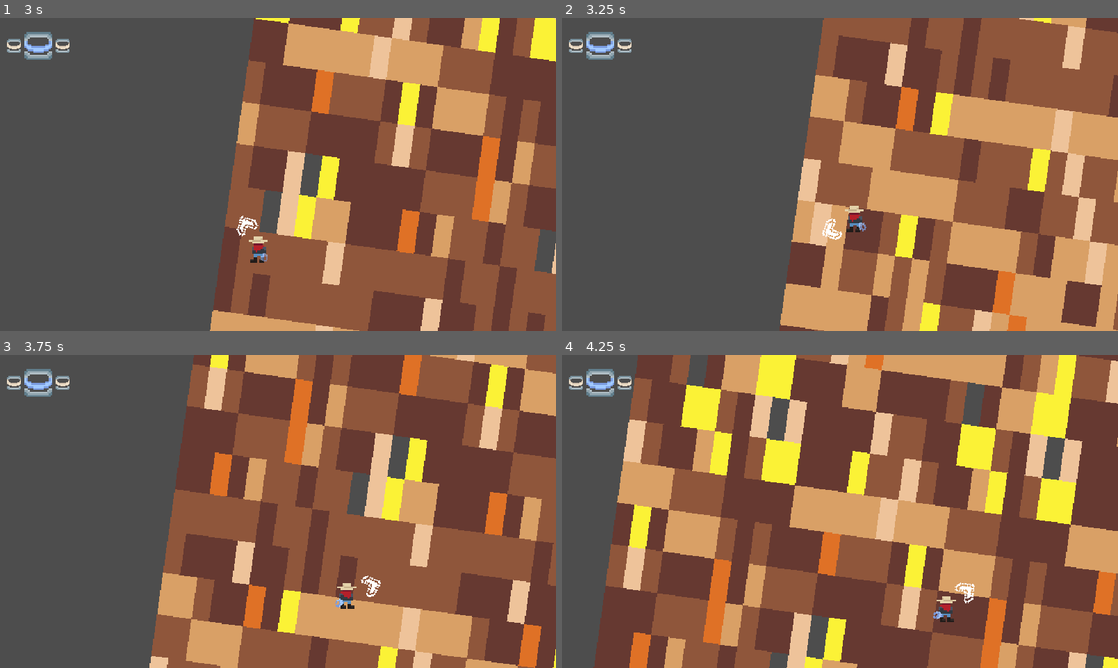
Above: before the commit, frames 1-4 (two rows, left to right).
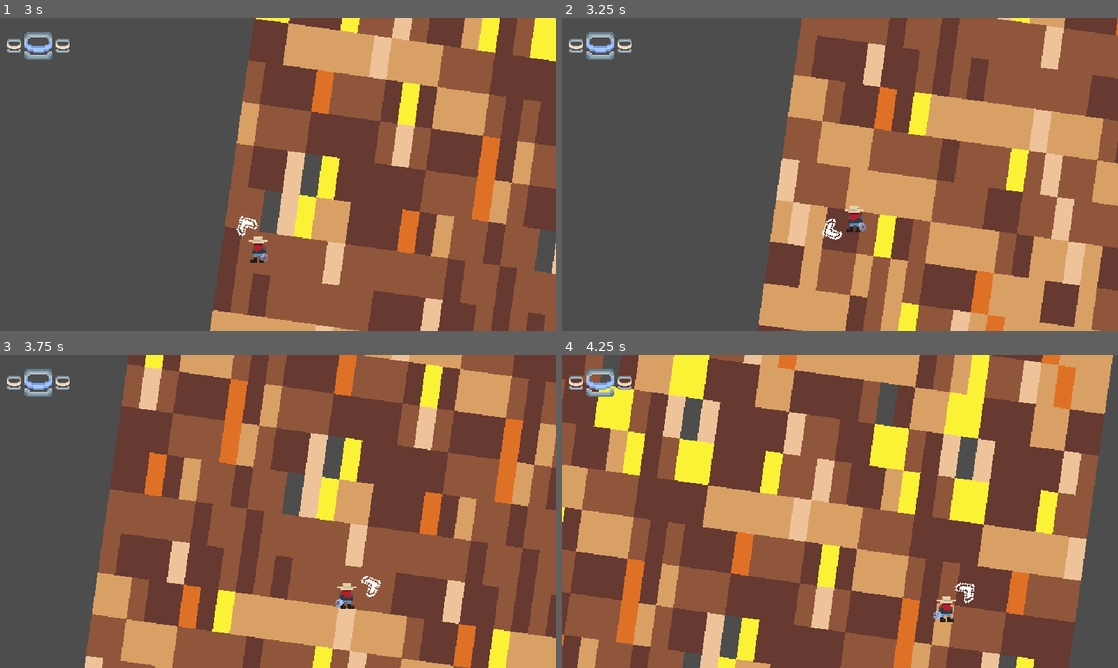
Above: after the commit, the same moments.

Repository: haywirehawk/gmtk2025
Game: Godot game, scene res://maps/main/main_map.tscn
Two runs of this game, one before a commit and one after it. Both use one fixed random seed, a clock stepped at 60 frames per second and the inputs below. This scene is started directly instead of the project's main scene. The engine's default icon, where the game draws it, is replaced by a stand-in: a white triangle on a blue panel in a dark square.
Inputs (mouse positions are in pixels of both pictures, inside the frame that each line leads up to):
- Up to frame 1 (3 s): move the mouse to (400, 158) at 0.52 s; hold D (move_right) 0.53-2.03 s; tap F (Interact) at 0.6 s; tap Space (jump) at 0.77, 1.52 s; move the mouse to (166, 190) at 1.27 s; click (166, 190) at 1.35 s; move the mouse to (333, 105) at 2.02 s; hold A (move_left) 2.03-2.78 s; hold E (next_lasso) 2.03-2.78 s; move the mouse to (250, 237) at 2.77 s; hold D (move_right) from 2.78 s (still down); tap Q (previous_lasso) at 2.85 s
- Up to frame 2 (3.25 s): keep holding D (move_right); tap Space (jump) at 3.02 s
- Up to frame 3 (3.75 s): keep holding D (move_right); move the mouse to (444, 558) at 3.52 s; tap F (Interact) at 3.6 s
- Up to frame 4 (4.25 s): keep holding D (move_right); tap Space (jump) at 3.77 s

Frame 1 is identical in both runs. In frame 2, 36% of the frame differs, in the area x 35-100%, y 0-100%; in frame 3, 61%; in frame 4, 80%, in the area x 0-100%, y 0-100%.

Commit message:
Add functionality for tornado to move in and out

Diff:
--- a/game_objects/enemy/tornado/tornado.gd
+++ b/game_objects/enemy/tornado/tornado.gd
@@ -2,10 +2,14 @@
 
 
 @export var speed: float = 10
+@export var spread_speed: float = 50
 @export var movement_damping: float = 5.0
 
-@onready var movement_timer: Timer
+@onready var left_side: TornadoSprite = $LeftSprite2D
+@onready var right_side: TornadoSprite = $RightSprite2D
 
+
+var movement_timer: Timer
 var direction: int = 1
 
 
@@ -17,7 +21,7 @@
 
 
 # Called every frame. 'delta' is the elapsed time since the previous frame.
-func _process(delta: float) -> void:
+func _physics_process(delta: float) -> void:
 	var target_velocity = speed * direction
 	velocity.x = lerp(velocity.x, target_velocity, 1 - exp(-movement_damping * delta))
 	move_and_slide()
@@ -25,3 +29,18 @@
 
 func _update_direction() -> void:
 	direction = randi_range(-1, 1)
+	var move_sides_closer = randi_range(-1, 1)
+	if move_sides_closer == 1:
+		_move_sides_closer()
+	elif move_sides_closer == -1:
+		_move_sides_farther()
+
+
+func _move_sides_closer() -> void:
+	left_side.move(spread_speed, 1)
+	right_side.move(spread_speed, -1)
+#
+#
+func _move_sides_farther() -> void:
+	left_side.move(spread_speed, -1)
+	right_side.move(spread_speed, 1)
--- a/game_objects/enemy/tornado/tornado.tscn
+++ b/game_objects/enemy/tornado/tornado.tscn
@@ -1,9 +1,10 @@
-[gd_scene load_steps=9 format=3 uid="uid://b0qvyu1crjo2y"]
+[gd_scene load_steps=10 format=3 uid="uid://b0qvyu1crjo2y"]
 
 [ext_resource type="Texture2D" uid="uid://b3s0onjqtcd08" path="res://game_objects/enemy/tornado/tornado.png" id="1_fmfmv"]
 [ext_resource type="Script" uid="uid://vtdf276wndwl" path="res://game_objects/enemy/tornado/tornado.gd" id="1_l0ex7"]
-[ext_resource type="Shader" uid="uid://cpdy4o1gkp8j5" path="res://game_objects/enemy/tornado/tornado.gdshader" id="2_n22e1"]
+[ext_resource type="Shader" path="res://game_objects/enemy/tornado/tornado.gdshader" id="2_n22e1"]
 [ext_resource type="Script" uid="uid://crrs6vyewl7u6" path="res://game_objects/components/hitbox/hitbox_component.gd" id="2_r242n"]
+[ext_resource type="Script" uid="uid://b84qtrax4ql6" path="res://game_objects/enemy/tornado/tornado_sprite_2d.gd" id="4_dx4xg"]
 
 [sub_resource type="ShaderMaterial" id="ShaderMaterial_dx4xg"]
 shader = ExtResource("2_n22e1")
@@ -33,6 +34,7 @@
 rotation = -0.141896
 scale = Vector2(20, -120.968)
 texture = ExtResource("1_fmfmv")
+script = ExtResource("4_dx4xg")
 
 [node name="HitboxComponent" type="Area2D" parent="LeftSprite2D" node_paths=PackedStringArray("_collision_shape")]
 collision_layer = 8
@@ -52,6 +54,7 @@
 rotation = 0.141372
 scale = Vector2(20, -120.969)
 texture = ExtResource("1_fmfmv")
+script = ExtResource("4_dx4xg")
 
 [node name="HitboxComponent" type="Area2D" parent="RightSprite2D" node_paths=PackedStringArray("_collision_shape")]
 collision_layer = 8
--- /dev/null
+++ b/game_objects/enemy/tornado/tornado_sprite_2d.gd
@@ -0,0 +1,16 @@
+class_name TornadoSprite
+extends Sprite2D
+
+
+func _ready() -> void:
+	pass
+
+
+func _process(delta: float) -> void:
+	pass
+
+
+func move(speed: float, direction: int) -> void:
+	var target_velocity = speed * direction
+	var tween := create_tween()
+	tween.tween_property(self, "position", Vector2(position.x + target_velocity, position.y), 1.0)
Not shown, added: game_objects/enemy/tornado/tornado_sprite_2d.gd.uid
